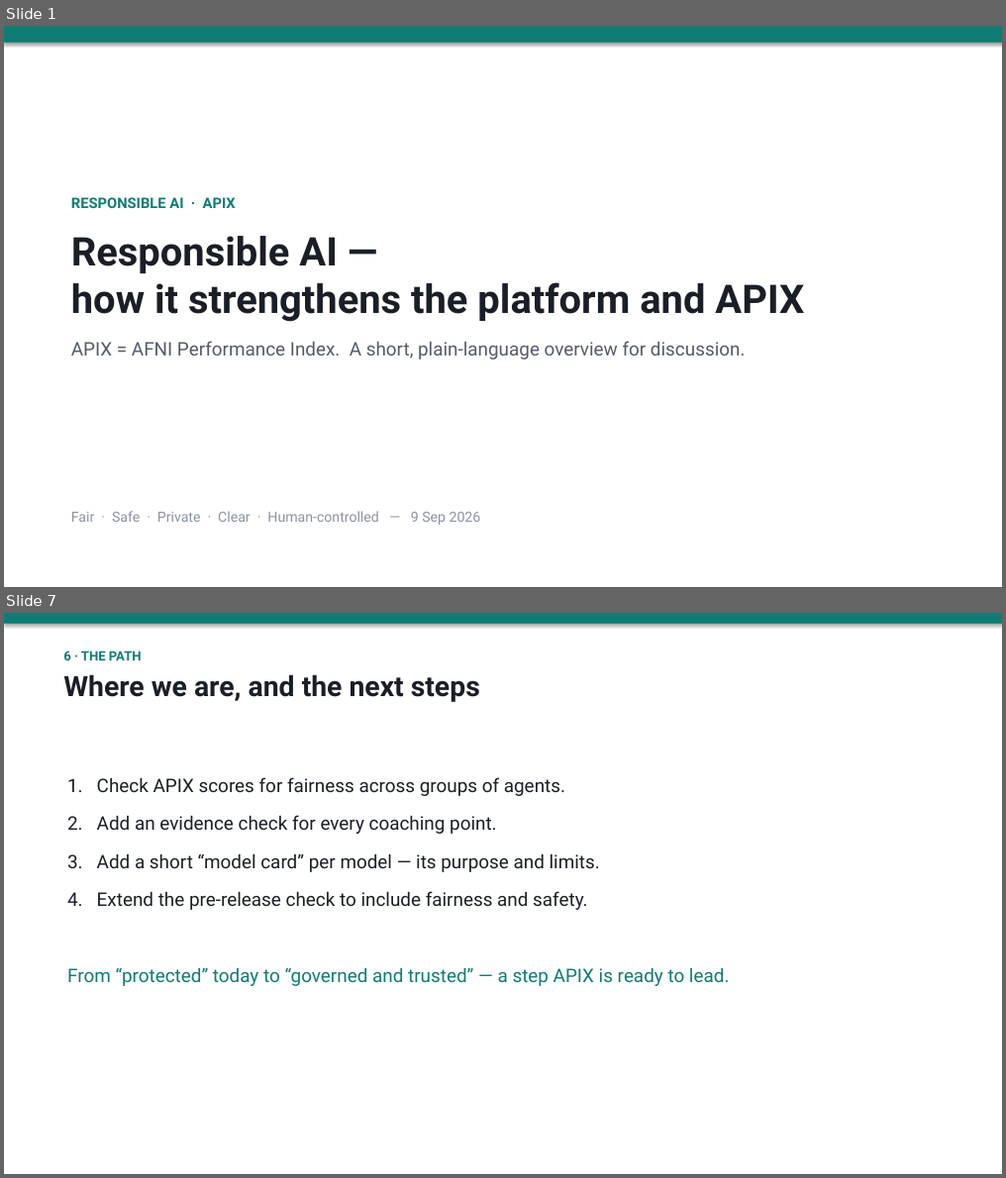
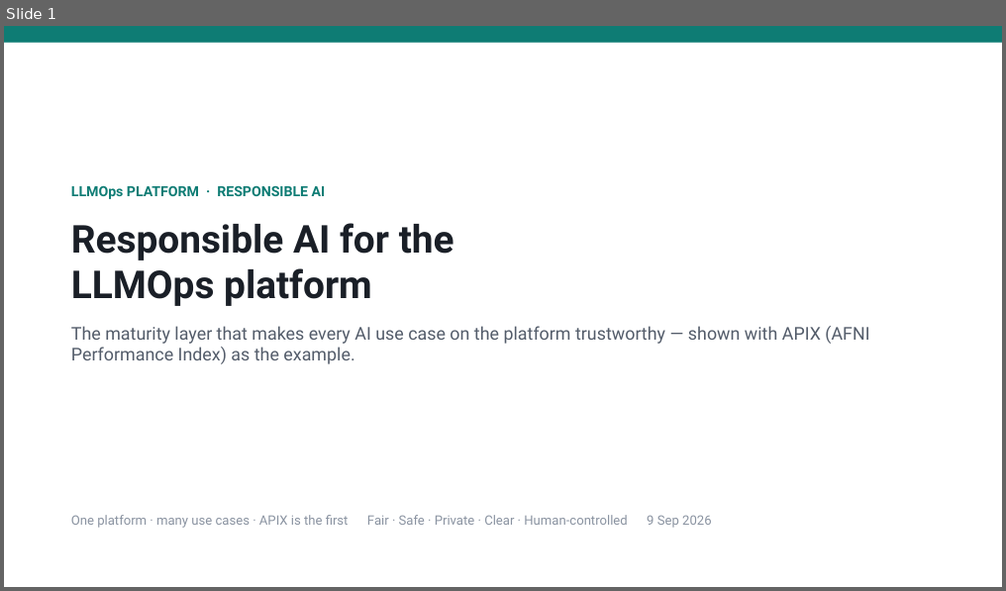
Before and after one commit to shyamanugu/LLMOps, a slide deck: usecases/ai_pipeline 2/docs/Responsible_AI_for_APIX.pptx. Shown one above the other, each under a label of ours: slides 1 and 7 before the commit, slide 1 after it; the slides between them are not shown. The pictures are 1006x1178 and 1006x591 pixels, drawn with LibreOffice and Linux fonts; fonts in the diff are those of the drawing. Boxes give left, top, right and bottom in pixels: in the first picture for what was removed or moved away, otherwise in the second. Text is boxed around its words. In the diff, an @@ line names an element or a change of style, - is before the commit and + after.

```diff
--- a/usecases/ai_pipeline 2/docs/Responsible_AI_for_APIX.pptx
+++ b/usecases/ai_pipeline 2/docs/Responsible_AI_for_APIX.pptx
@@ slide 7 removed at bbox=[4, 613, 1002, 1174], background #FFFFFF @@
@@ rectangle removed at bbox=[4, 613, 1002, 624] @@
@@ text removed at bbox=[63, 651, 480, 702] @@
-6 · THE PATH
-Where we are, and the next steps
@@ text removed at bbox=[67, 777, 730, 986] @@
-1. Check APIX scores for fairness across groups of agents.
-2. Add an evidence check for every coaching point.
-3. Add a short “model card” per model — its purpose and limits.
-4. Extend the pre-release check to include fairness and safety.
-From “protected” today to “governed and trusted” — a step APIX is ready to lead.
@@ slide 1 changed as well @@
@@ rectangle at bbox=[4, 26, 1002, 43]: shadow off @@
@@ text at bbox=[71, 185, 869, 365]: text changed; size 18 to 17 pt @@
-RESPONSIBLE AI · APIX
-Responsible AI —
-how it strengthens the platform and APIX
-APIX = AFNI Performance Index. A short, plain-language overview for discussion.
+LLMOps PLATFORM · RESPONSIBLE AI
+Responsible AI for the
+LLMOps platform
+The maturity layer that makes every AI use case on the platform trustworthy — shown with APIX (AFNI Performance Index) as the example.
@@ text at bbox=[71, 515, 711, 528]: text changed; size 13.5 to 12.5 pt @@
-Fair · Safe · Private · Clear · Human-controlled — 9 Sep 2026
+One platform · many use cases · APIX is the first Fair · Safe · Private · Clear · Human-controlled 9 Sep 2026
```
Also in this commit, not shown: 3 other slides changed, 4 slides added, 3 other slides removed.
